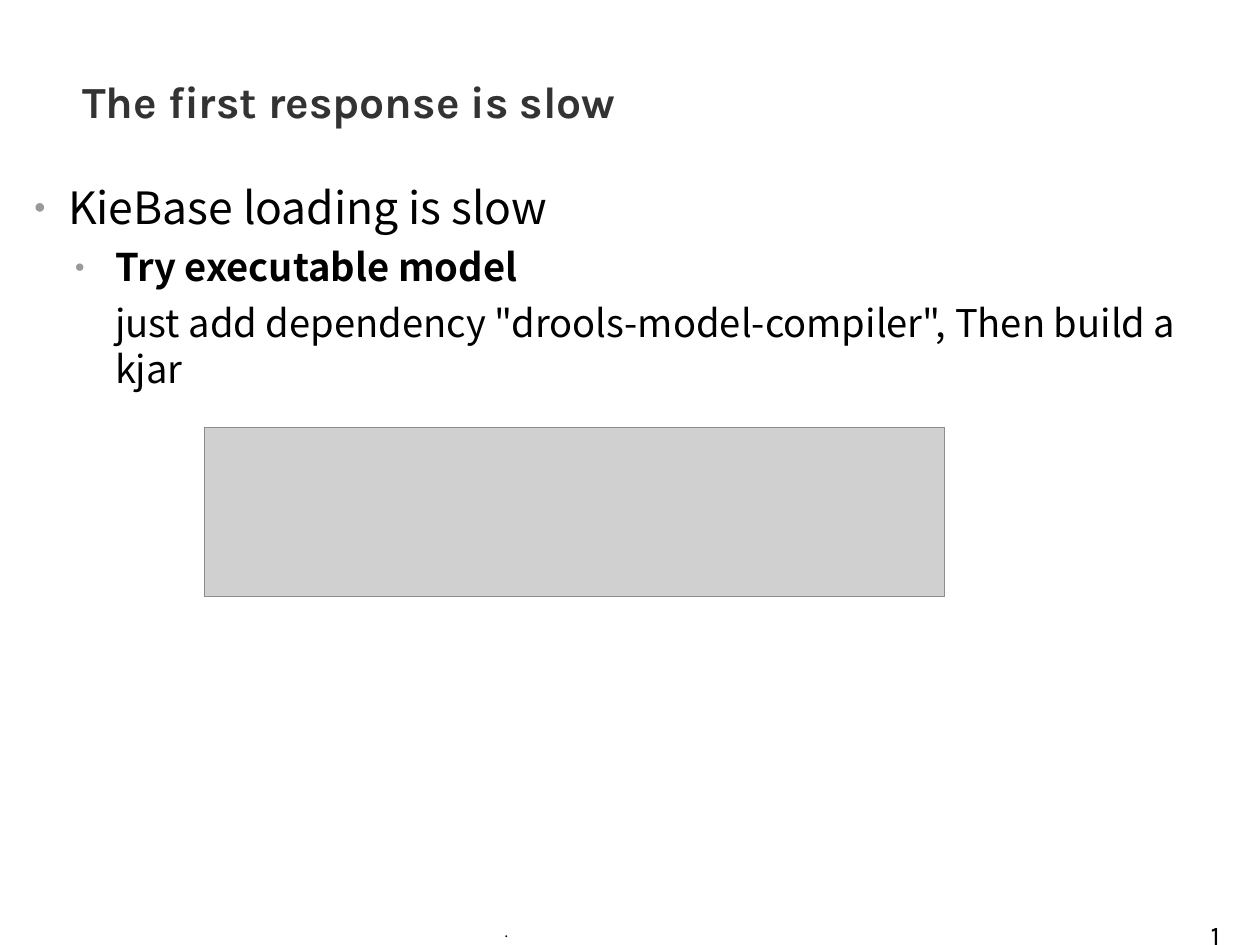
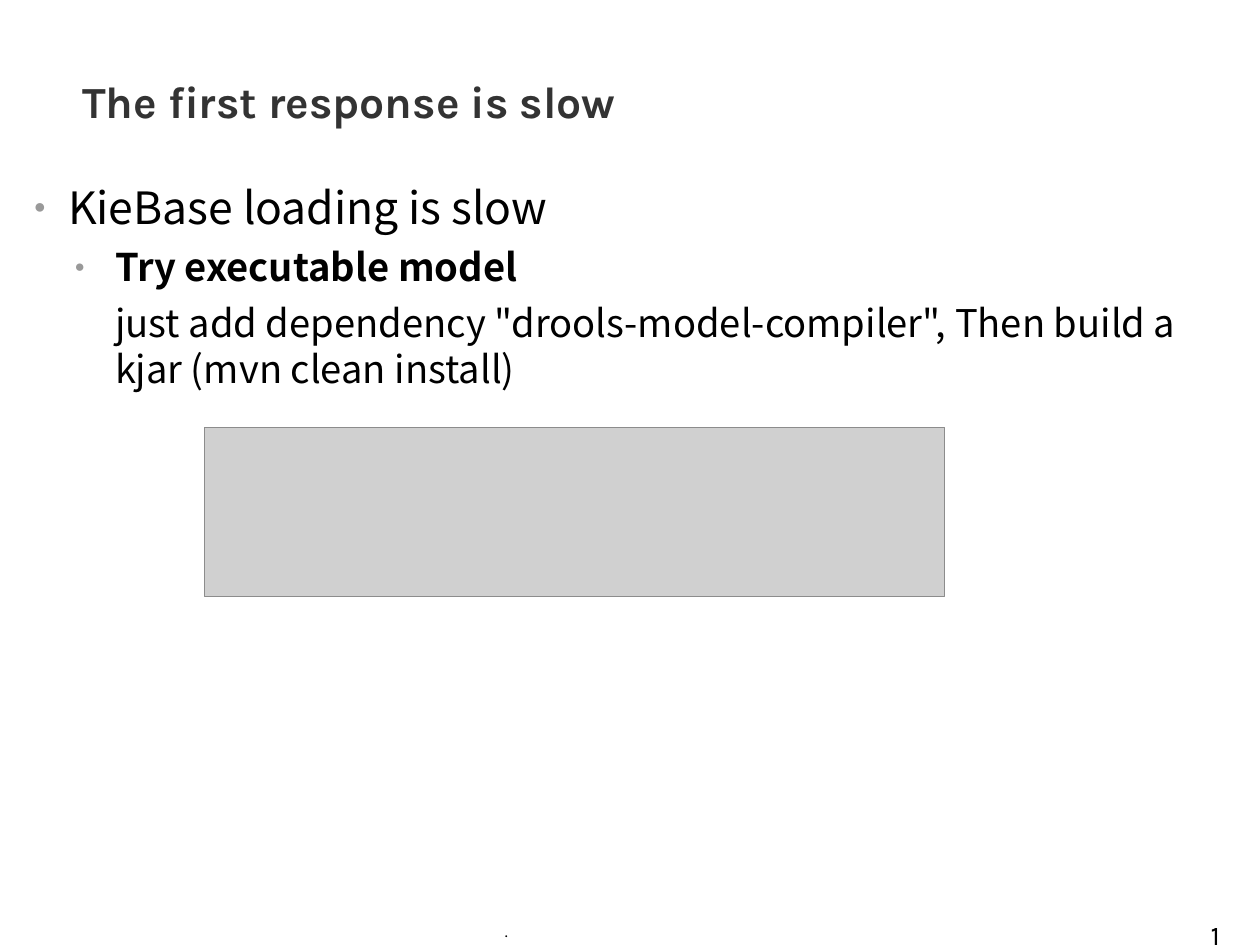
Before and after one commit to tkobayas/kie-live, a slide deck: slide 17 of 2021_Drools_trouble_shooting.odp (slide 16 before the commit). Drawn at 1260x945 pixels with LibreOffice and Linux fonts; fonts in the diff are those of the drawing; grey boxes stand for pictures; background and template pictures are left out. Boxes give left, top, right and bottom in pixels: in the first picture for what was removed or moved away, otherwise in the second. Text is boxed around its words. In the diff, an @@ line names an element or a change of style, - is before the commit and + after.

```diff
--- a/2021_Drools_trouble_shooting.odp
+++ b/2021_Drools_trouble_shooting.odp
@@ text at (115, 306, 1175, 393): text changed @@
-  just add dependency "drools-model-compiler", Then build a kjar
+  just add dependency "drools-model-compiler", Then build a kjar (mvn clean install)
```
Also in this commit, not shown: 9 other slides changed, 3 slides added, 1 slide removed, 31 other files.
